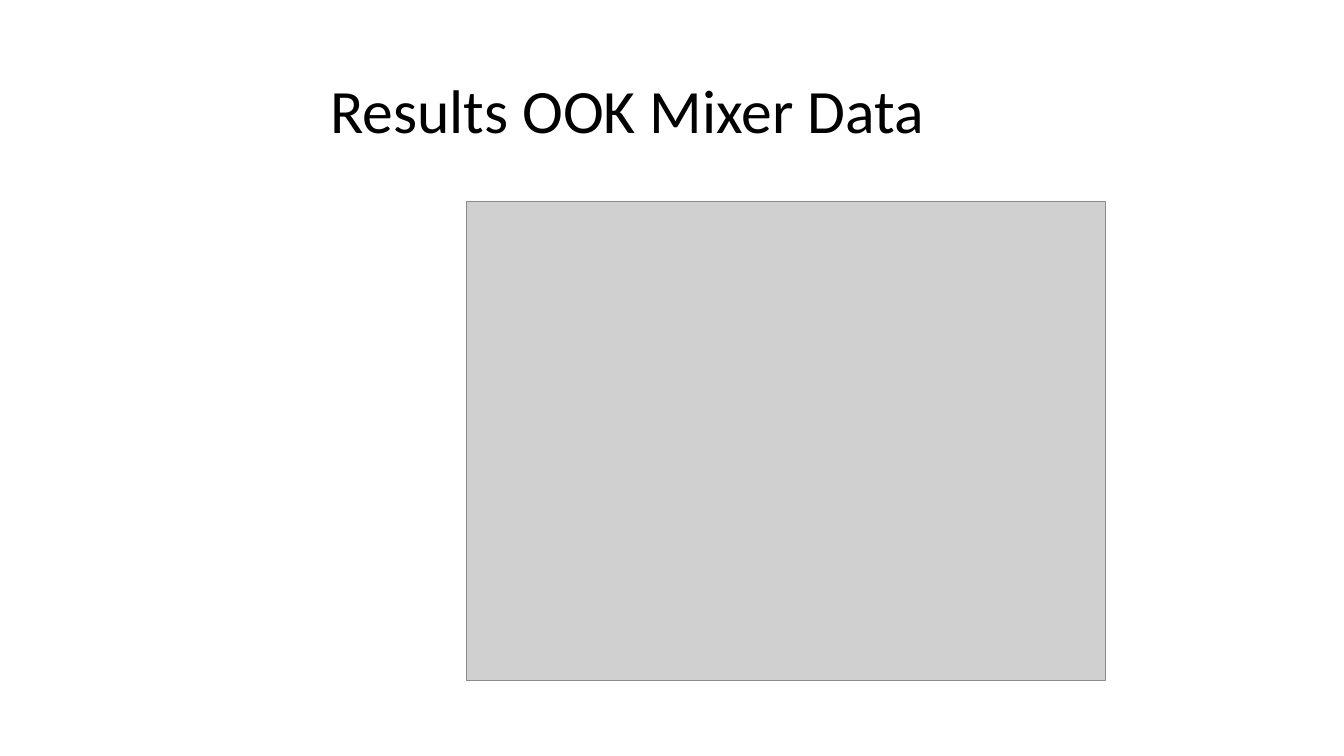
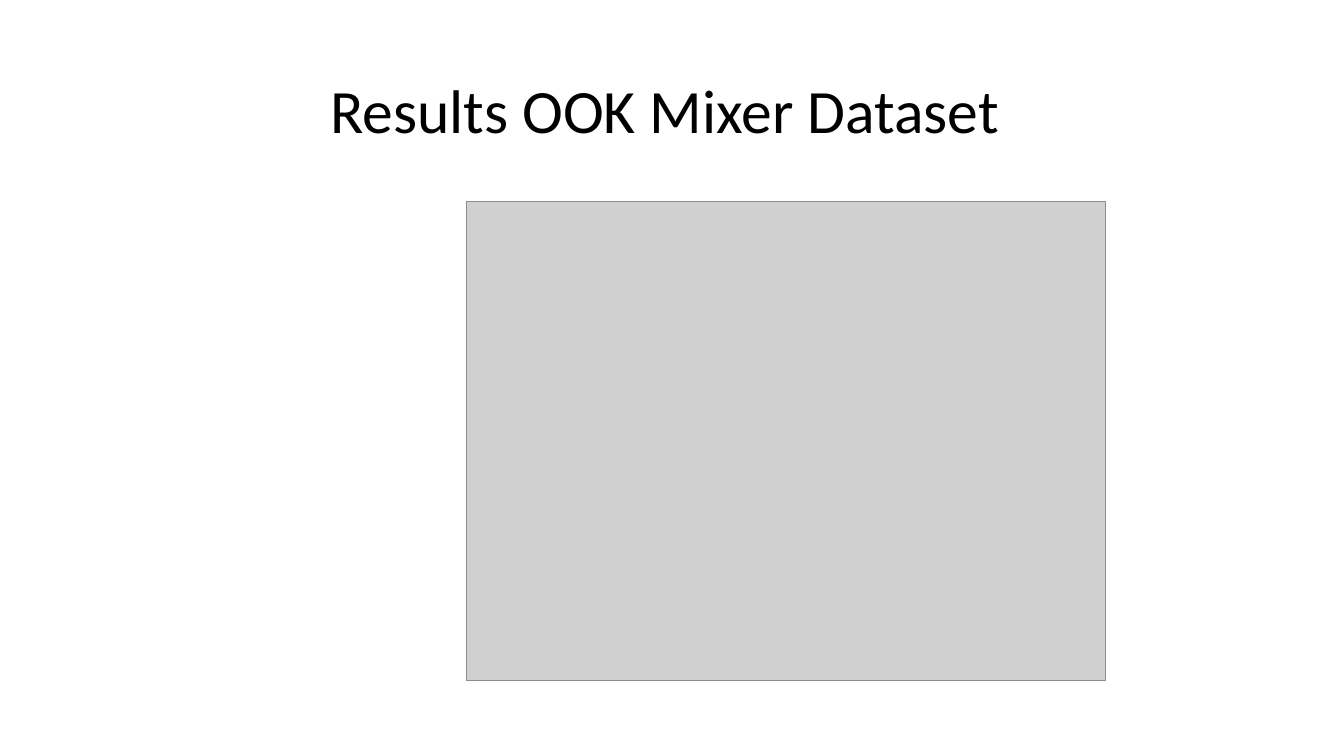
Before and after one commit to mayersjd/HardwareCNN, a slide deck: slide 21 of Presentations/ProjectPresentation_03-10-CB.pptx (slide 15 before the commit). Drawn at 1344x756 pixels with LibreOffice and Linux fonts; fonts in the diff are those of the drawing; grey boxes stand for pictures; background and template pictures are left out. Boxes give left, top, right and bottom in pixels: in the first picture for what was removed or moved away, otherwise in the second. Text is boxed around its words. In the diff, an @@ line names an element or a change of style, - is before the commit and + after.

```diff
--- a/Presentations/ProjectPresentation_03-10-CB.pptx
+++ b/Presentations/ProjectPresentation_03-10-CB.pptx
@@ title at (x1=330, y1=90, x2=999, y2=134): text changed @@
-Results OOK Mixer Data
+Results OOK Mixer Dataset
```
Also in this commit, not shown: 8 other slides changed, 7 slides added.
